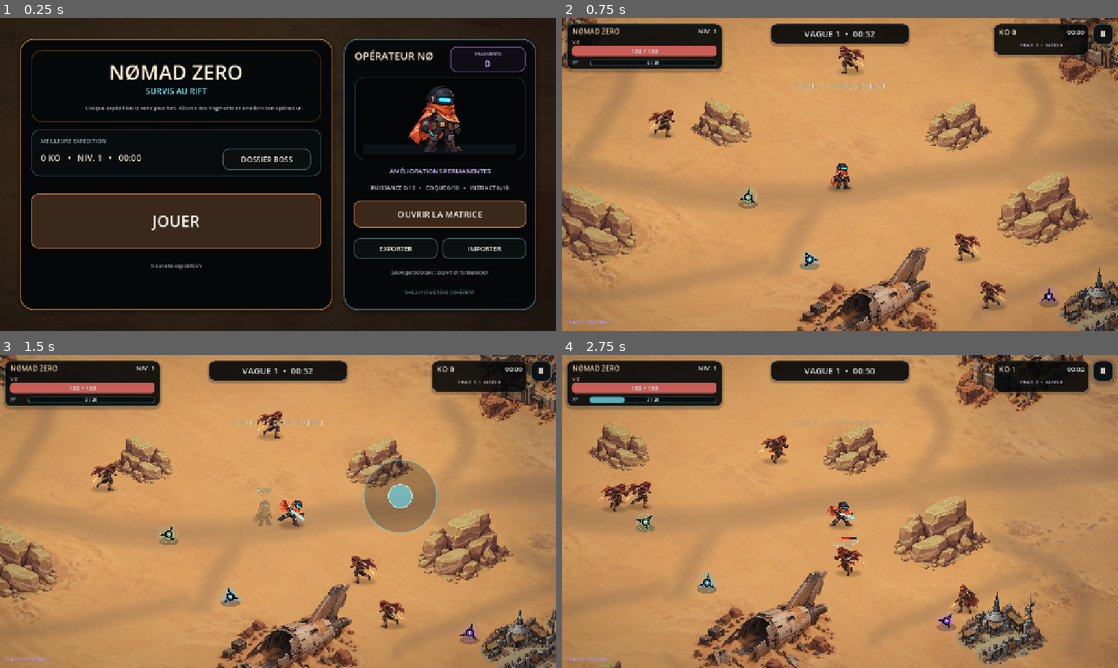
Above: before the commit, frames 1-4 (two rows, left to right).
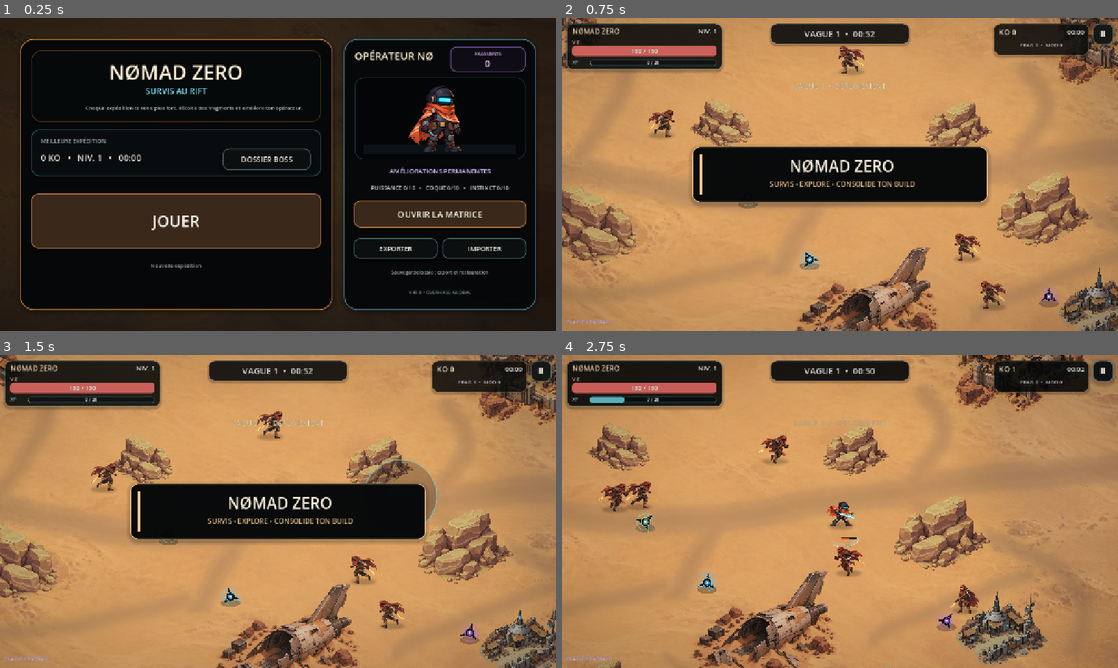
Above: after the commit, the same moments.

Repository: Zorvax-Dev/Nomad-Zero-Dev
Game: Godot game, scene res://Main.tscn
Two runs of this game, one before a commit and one after it. Both use one fixed random seed, a clock stepped at 60 frames per second and the inputs below.
Inputs (mouse positions are in pixels of both pictures, inside the frame that each line leads up to):
- Up to frame 1 (0.25 s): no input
- Up to frame 2 (0.75 s): click "JOUER" at 0.5 s
- Up to frame 3 (1.5 s): move the mouse to (400, 495) at 1.27 s; hold D (move_right) from 1.28 s (still down); tap Shift (dash) at 1.35 s; click (400, 495) at 1.42 s
- Up to frame 4 (2.75 s): release D (move_right) at 2 s; drag from (728, 527) to (812, 574) at 2.02 s

The runs differ from the first frame. In frame 1, less than 0.1% of the frame differs, in the area x 72-86%, y 86-89%; in frame 2, 10%, in the area x 23-77%, y 40-61%; in frame 3, 10%; in frame 4, nothing differs.

Commit message:
Apply V49.0 global gameplay overhaul

Diff:
--- a/scripts/main.gd
+++ b/scripts/main.gd
@@ -61,8 +61,8 @@
 const SAVE_VERSION: int = 9
 const RUN_SAVE_VERSION: int = 1
 const AUTOSAVE_INTERVAL: float = 12.0
-const APP_VERSION: String = "48.2.2"
-const BUILD_NAME: String = "V48.2c • CIMETIÈRE COHÉRENT"
+const APP_VERSION: String = "49.0.0"
+const BUILD_NAME: String = "V49.0 • OVERHAUL GLOBAL"
 const BOSS_CUTOUT: Shader = preload("res://assets/bosses/boss_cutout.gdshader")
 const BOSS_TEXTURES: Dictionary = {
 	"sentinel": preload("res://assets/bosses/sentinel_idle.png"),
@@ -287,6 +287,7 @@
 var zone_stay_timer: float = 0.0
 var camp_support_timer: float = 0.0
 var central_supply_timer: float = 0.0
+var survival_relief_timer: float = 0.0
 var zone_logic_accumulator: float = 0.0
 var run_modules: Dictionary = {}
 var run_module_count: int = 0
@@ -1910,7 +1911,7 @@
 	var menu_button: Button = _make_button("MENU PRINCIPAL", Vector2(62.0, 286.0), Vector2(376.0, 56.0), false)
 	menu_button.pressed.connect(_menu_from_pause)
 	card.add_child(menu_button)
-	card.add_child(_make_label("ÉCHAP  •  REPRENDRE     |     V48.2c", Vector2(0.0, 375.0), Vector2(500.0, 22.0), 11, Color("87999e"), HORIZONTAL_ALIGNMENT_CENTER))
+	card.add_child(_make_label("ÉCHAP  •  REPRENDRE     |     V49.0", Vector2(0.0, 375.0), Vector2(500.0, 22.0), 11, Color("87999e"), HORIZONTAL_ALIGNMENT_CENTER))
 
 func _build_game_over() -> void:
 	game_over = Control.new()
@@ -2041,6 +2042,7 @@
 	zone_stay_timer = 0.0
 	camp_support_timer = 1.8
 	central_supply_timer = 0.0
+	survival_relief_timer = 6.0
 	zone_logic_accumulator = 0.0
 	run_modules.clear()
 	run_module_count = 0
@@ -2084,6 +2086,8 @@
 	pause_panel.visible = false
 	joystick.enabled = not rotation_blocked
 	_show_toast("VAGUE %d  •  REPRISE" % wave_number if resumed else "VAGUE 1  •  DÉPLOIEMENT")
+	if not resumed:
+		_show_presentation("NØMAD ZERO", "SURVIS • EXPLORE • CONSOLIDE TON BUILD", Color("efc58f"), 0.78, false)
 	_save_profile()
 
 func _is_valid_saved_run(candidate: Variant) -> bool:
@@ -2525,6 +2529,32 @@
 			count += 1
 	return count
 
+func _count_nearby_supplies(origin: Vector2, radius: float, preferred_kind: String = "") -> int:
+	if pickups_root == null:
+		return 0
+	var radius_sq: float = radius * radius
+	var count: int = 0
+	for node: Node in pickups_root.get_children():
+		var supply: NomadSupplyPickup = node as NomadSupplyPickup
+		if supply != null and not supply.is_queued_for_deletion():
+			if preferred_kind.is_empty() or supply.kind == preferred_kind:
+				if origin.distance_squared_to(supply.global_position) <= radius_sq:
+					count += 1
+	return count
+
+func _request_emergency_support(_zone: String = "") -> void:
+	if not is_instance_valid(player):
+		return
+	var health_ratio: float = player.health / maxf(1.0, player.max_health)
+	var kind: String = "med"
+	if health_ratio >= 0.26 and player.max_shield > 0.0 and player.shield < player.max_shield * 0.28:
+		kind = "shield"
+	elif health_ratio >= 0.38 and player.pulse_timer > 1.8 and player.dash_timer > 0.9:
+		kind = "charge"
+	_spawn_supply(player.global_position + Vector2(rng.randf_range(-58.0, 58.0), rng.randf_range(-40.0, 40.0)), kind)
+	survival_relief_timer = 20.0 if kind == "med" else 18.0
+	_show_toast("BALISE NOMADE  •  RAVITAILLEMENT D’URGENCE")
+
 func _player_zone() -> String:
 	if not is_instance_valid(player):
 		return ""
@@ -2608,6 +2638,7 @@
 	zone_stay_timer += delta
 	camp_support_timer = maxf(0.0, camp_support_timer - delta)
 	central_supply_timer = maxf(0.0, central_supply_timer - delta)
+	survival_relief_timer = maxf(0.0, survival_relief_timer - delta)
 	if zone == "CAMP NOMADE" and camp_support_timer <= 0.0:
 		camp_support_timer = 7.5
 		var nearby_threats: int = _count_nearby_enemies(player.global_position, 300.0)
@@ -2619,6 +2650,14 @@
 	elif zone == "PLAINE CENTRALE" and central_supply_timer <= 0.0 and zone_stay_timer >= 8.0 and _active_enemy_count() >= 4 and rng.randf() < delta * 0.45:
 		central_supply_timer = 18.0
 		_spawn_rift_fragment(player.global_position + Vector2(rng.randf_range(-70.0, 70.0), rng.randf_range(-55.0, 55.0)), 1)
+	elif zone == "AVANT-POSTE" and central_supply_timer <= 0.0 and zone_stay_timer >= 10.0 and _count_nearby_enemies(player.global_position, 255.0) <= 3 and rng.randf() < delta * 0.36:
+		central_supply_timer = 22.0
+		_spawn_supply(player.global_position + Vector2(rng.randf_range(-62.0, 62.0), rng.randf_range(-42.0, 44.0)), "charge")
+	elif zone == "CIMETIÈRE D’ÉPAVES" and central_supply_timer <= 0.0 and zone_stay_timer >= 11.0 and _count_nearby_enemies(player.global_position, 255.0) <= 3 and rng.randf() < delta * 0.30:
+		central_supply_timer = 24.0
+		_spawn_supply(player.global_position + Vector2(rng.randf_range(-58.0, 58.0), rng.randf_range(-40.0, 44.0)), "shield" if rng.randf() < 0.55 else "charge")
+	if survival_relief_timer <= 0.0 and player.health < player.max_health * 0.34 and _count_nearby_supplies(player.global_position, 180.0, "med") <= 0:
+		_request_emergency_support(zone)
 	_update_zone_status_text(zone)
 
 func _update_zone_status_text(zone: String) -> void:
@@ -2670,11 +2709,19 @@
 	# Le budget de menace évite par exemple 15 ennemis + plusieurs Briseurs + élites
 	# au même instant. La zone influe encore légèrement sur la densité maximale.
 	var pattern: String = _wave_pattern()
+	var health_relief: float = 0.0
+	if is_instance_valid(player):
+		var health_ratio: float = player.health / maxf(1.0, player.max_health)
+		if health_ratio < 0.60:
+			health_relief = (0.60 - health_ratio) / 0.60
+			if dynamic_event_active:
+				health_relief *= 0.75
 	var count_cap: int = 7 + mini(8, floori(float(maxi(0, wave_number - 1)) * 0.42)) + clampi(density_bonus, -1, 1)
 	if pattern == "chasse": count_cap += 1
 	elif pattern == "boss": count_cap -= 2
-	count_cap = clampi(count_cap, 6, MAX_ACTIVE_ENEMIES)
-	var threat_budget: float = _wave_threat_budget()
+	count_cap -= int(floor(health_relief * 2.4))
+	count_cap = clampi(count_cap, 5, MAX_ACTIVE_ENEMIES)
+	var threat_budget: float = _wave_threat_budget() * (1.0 - health_relief * 0.16)
 	if _active_enemy_count() < count_cap and _active_enemy_threat() < threat_budget and spawn_timer <= 0.0:
 		var spawn_pressure: float = 0.0
 		if zone == "RAFFINERIE":
@@ -2683,6 +2730,7 @@
 			spawn_pressure = 0.020
 		var wave_pressure: float = minf(0.16, float(maxi(wave_number - 1, 0)) * 0.008)
 		var spawn_interval: float = 0.92 - wave_pressure - minf(0.055, float(level - 1) * 0.0025) - spawn_pressure
+		spawn_interval *= 1.0 + health_relief * 0.22
 		if pattern == "chasse": spawn_interval *= 0.78
 		elif pattern == "barrage": spawn_interval *= 0.84
 		elif pattern == "bastion": spawn_interval *= 0.92
@@ -3301,6 +3349,12 @@
 		_shake(3.5, 0.13)
 		if rng.randf() < 0.24:
 			_spawn_supply(death_position, "med" if rng.randf() < 0.55 else "charge")
+	if is_instance_valid(player):
+		var health_ratio: float = player.health / maxf(1.0, player.max_health)
+		if not was_boss and not was_miniboss and not was_elite and health_ratio < 0.24 and rng.randf() < 0.05:
+			_spawn_supply(death_position + Vector2(rng.randf_range(-14.0, 14.0), -12.0), "med")
+		elif not was_boss and not was_miniboss and health_ratio < 0.42 and rng.randf() < 0.025:
+			_spawn_supply(death_position + Vector2(rng.randf_range(-16.0, 16.0), -12.0), "shield")
 	if rng.randf() < 0.012:
 		_spawn_supply(death_position, "shield")
 
@@ -3316,8 +3370,8 @@
 	level += 1
 	xp_needed = 30 + (level - 1) * 16 + maxi(0, level - 10) * 4
 	pending_level_choices += 1
-	player.heal(minf(18.0, player.max_health * 0.035))
-	player.restore_shield(10.0)
+	player.heal(minf(20.0, player.max_health * 0.045))
+	player.restore_shield(12.0)
 	_play_sfx(SFX_LEVEL, -8.0, 1.0, 1.0)
 	_shake(3.5, 0.13)
 	_spawn_pulse_fx(Color(1.0, 0.78, 0.32, 0.82), 1.55, 0.42)
@@ -3763,14 +3817,14 @@
 		return
 	match kind:
 		"med":
-			player.heal(minf(48.0, maxf(24.0, player.max_health * 0.12)))
+			player.heal(minf(52.0, maxf(26.0, player.max_health * 0.13)))
 			_show_toast("MÉDIPACK  •  INTÉGRITÉ RESTAURÉE")
 		"shield":
-			player.restore_shield(24.0)
-			_show_toast("CELLULE DE FORCE  •  ONDE ACCÉLÉRÉE")
+			player.restore_shield(26.0)
+			_show_toast("CELLULE DE BOUCLIER  •  DÉFENSE RESTAURÉE")
 		_:
-			player.pulse_timer = maxf(0.0, player.pulse_timer - 3.0)
-			player.dash_timer = maxf(0.0, player.dash_timer - 1.8)
+			player.pulse_timer = maxf(0.0, player.pulse_timer - 3.2)
+			player.dash_timer = maxf(0.0, player.dash_timer - 1.9)
 			_show_toast("CELLULE D'ÉNERGIE  •  RECHARGES ACCÉLÉRÉES")
 	_play_sfx(SFX_XP, -14.0, 1.10, 1.18)
 
